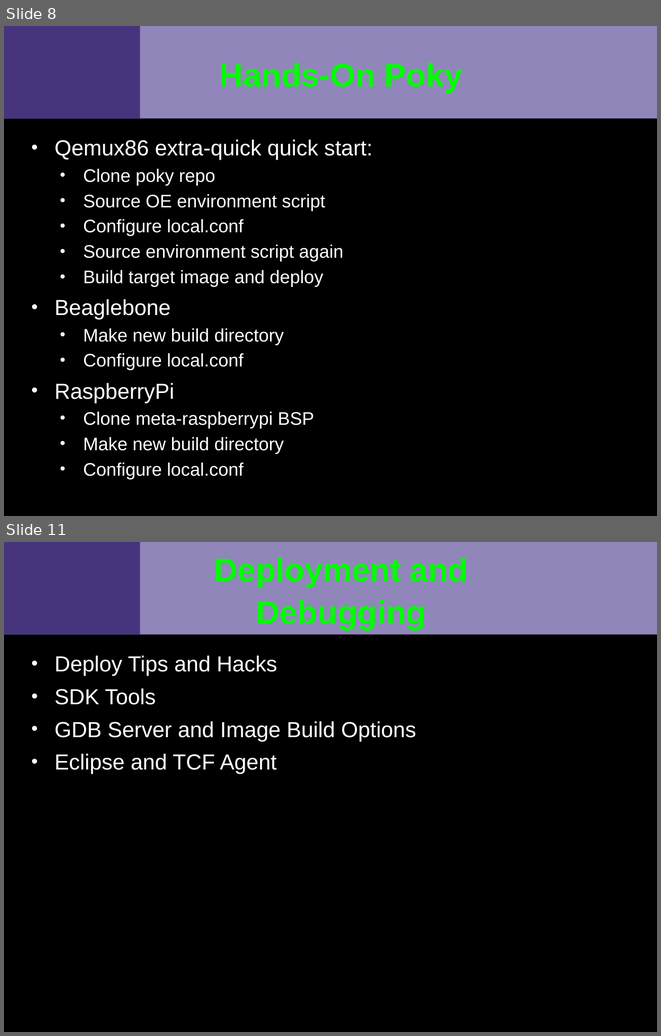
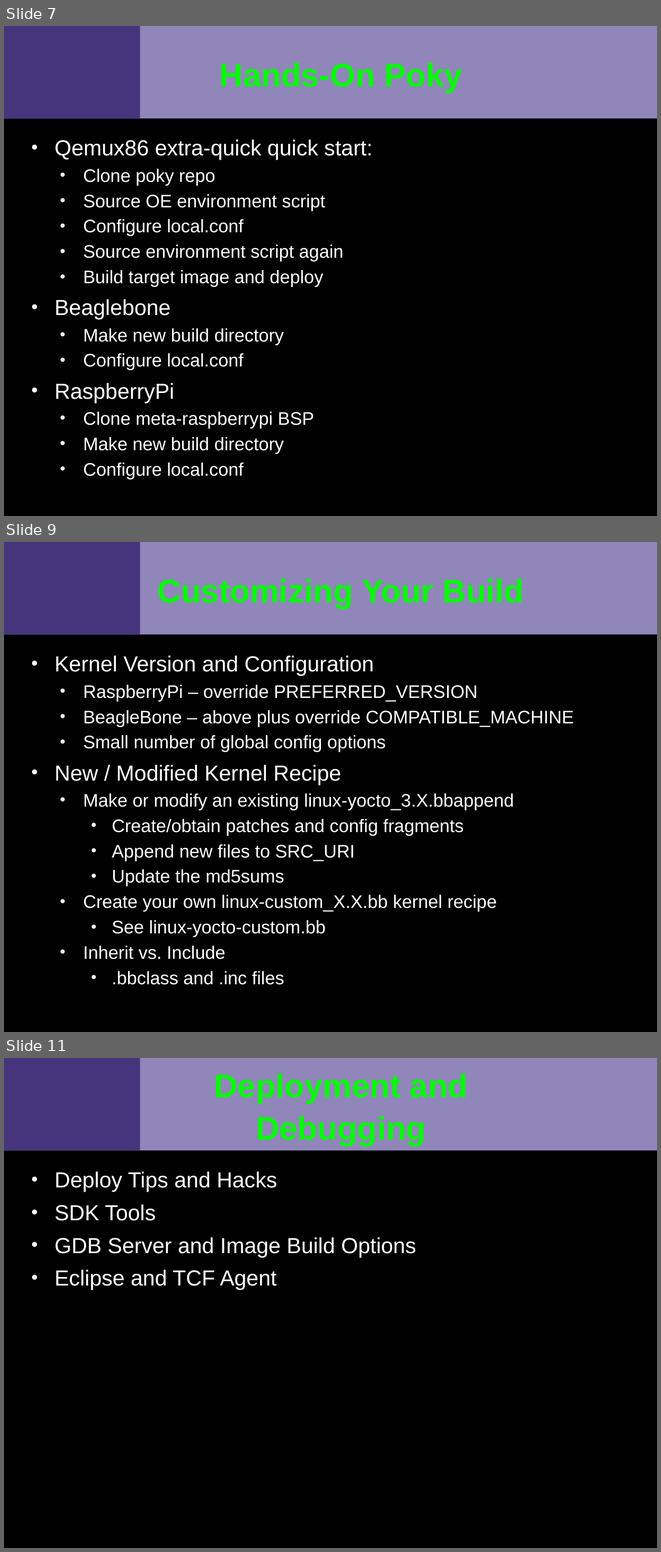
Before and after one commit to VCTLabs/scale13x-presentations, a slide deck: yocto_scale_handout.odp. Shown one above the other, each under a label of ours: slides 8 and 11 before the commit, slides 7, 9 and 11 after it; the slides between them are not shown. The pictures are 661x1036 and 661x1552 pixels, drawn with LibreOffice and Linux fonts; fonts in the diff are those of the drawing; background and template pictures are left out. Boxes give left, top, right and bottom in pixels: in the first picture for what was removed or moved away, otherwise in the second. Text is boxed around its words. In the diff, an @@ line names an element or a change of style, - is before the commit and + after.

```diff
--- a/yocto_scale_handout.odp
+++ b/yocto_scale_handout.odp
@@ slide 9 added at [4, 542, 657, 1032], background #000000; not listed: 2 template elements that a slide beside it also shows @@
@@ title added at [158, 579, 524, 609], 36 pt, text #00FF00, bold @@
+Customizing Your Build
@@ text added at [54, 655, 574, 985], 20 pt, text #FFFFFF @@
+• Kernel Version and Configuration
+  • RaspberryPi – override PREFERRED_VERSION
+  • BeagleBone – above plus override COMPATIBLE_MACHINE
+  • Small number of global config options
+• New / Modified Kernel Recipe
+  • Make or modify an existing linux-yocto_3.X.bbappend
+    • Create/obtain patches and config fragments
+    • Append new files to SRC_URI
+    • Update the md5sums
+  • Create your own linux-custom_X.X.bb kernel recipe
+    • See linux-yocto-custom.bb
+  • Inherit vs. Include
+    • .bbclass and .inc files
@@ what was slide 8 is now slide 7 @@
```
Also in this commit, not shown: 3 slides changed, 1 slide removed.
